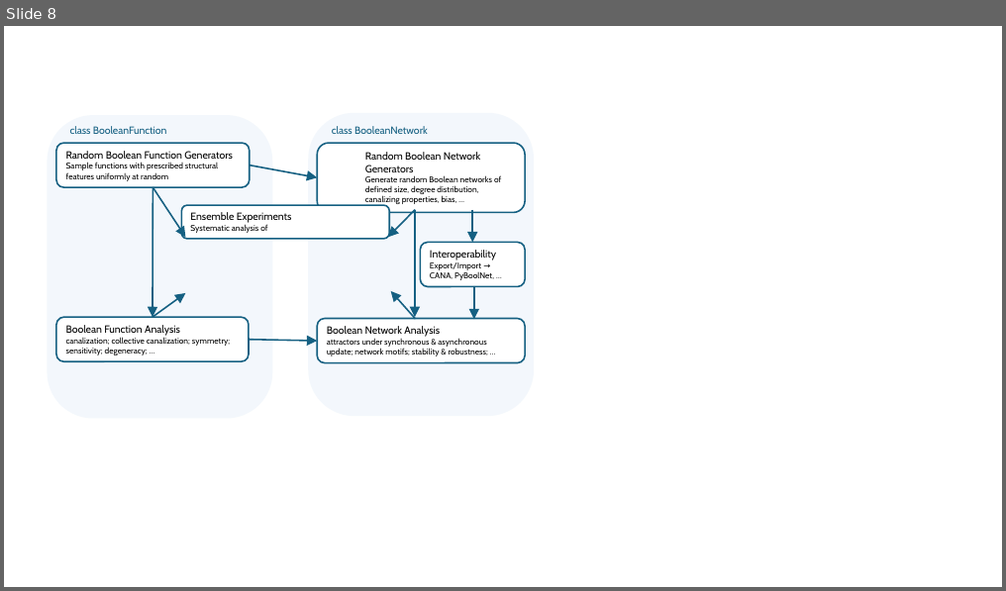
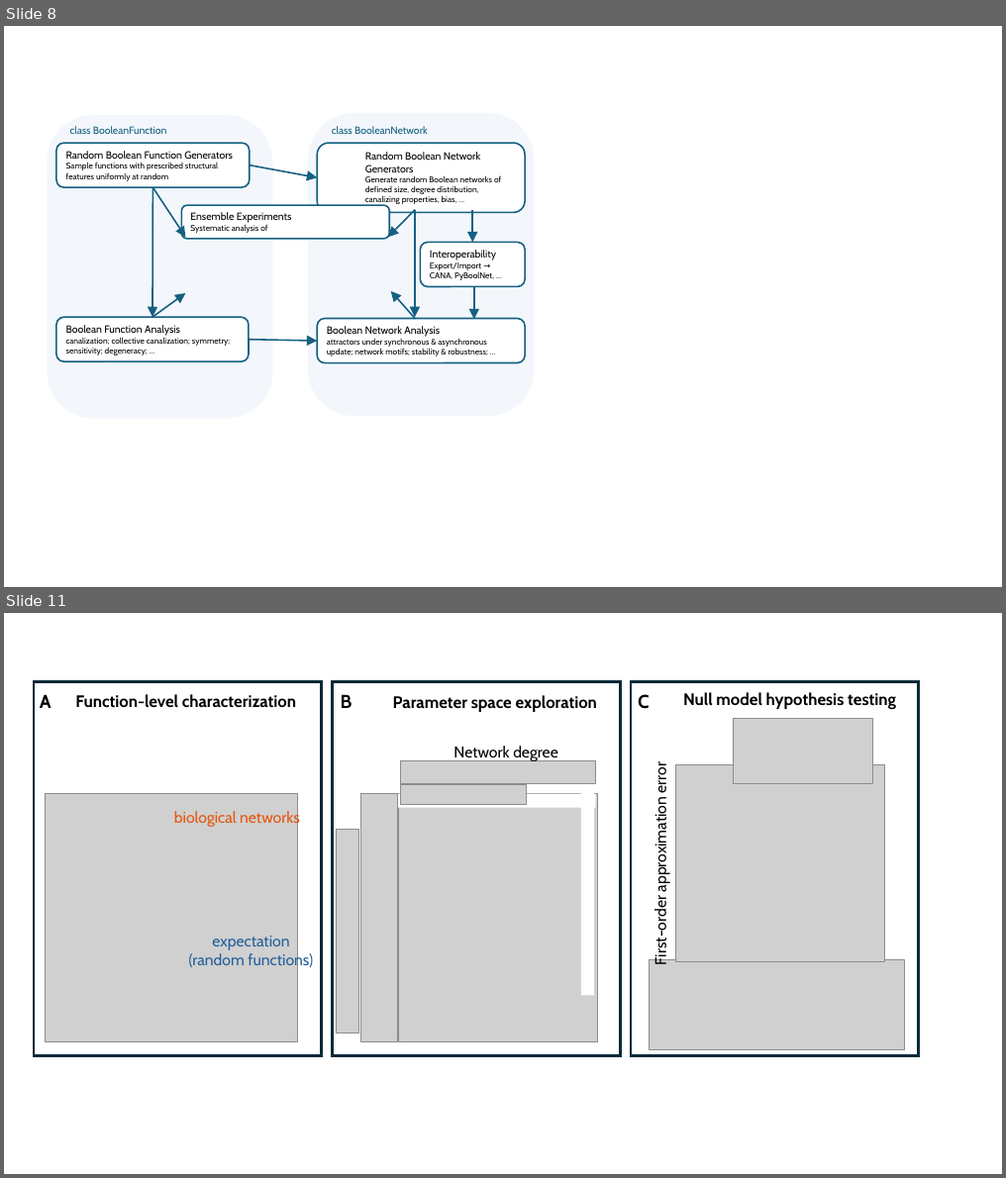
Before and after one commit to ckadelka/BoolForge, a slide deck: paper/figures.pptx. Shown one above the other, each under a label of ours: slide 8 before the commit, slides 8 and 11 after it; the slides between them are not shown. The pictures are 1006x591 and 1006x1178 pixels, drawn with LibreOffice and Linux fonts; fonts in the diff are those of the drawing; grey boxes stand for pictures. Boxes give left, top, right and bottom in pixels: in the first picture for what was removed or moved away, otherwise in the second. Text is boxed around its words. In the diff, an @@ line names an element or a change of style, - is before the commit and + after.

```diff
--- a/paper/figures.pptx
+++ b/paper/figures.pptx
@@ slide 11 added at box(4, 613, 1002, 1174), background #FFFFFF @@
@@ frame added at box(33, 681, 322, 1057), fill #156082, outline #092A39 1.5 pt @@
@@ text added at box(40, 694, 52, 708), 18 pt, text #000000, bold @@
+A
@@ text added at box(75, 694, 296, 708), 16 pt, text #000000, bold @@
+Function-level characterization
@@ frame added at box(332, 681, 621, 1057), fill #156082, outline #092A39 1.5 pt @@
@@ text added at box(341, 694, 352, 708), 18 pt, text #000000, bold @@
+B
@@ text added at box(393, 695, 597, 712), 16 pt, text #000000, bold @@
+Parameter space exploration
@@ frame added at box(630, 681, 919, 1057), fill #156082, outline #092A39 1.5 pt @@
@@ text added at box(638, 694, 649, 709), 18 pt, text #000000, bold @@
+C
@@ text added at box(683, 692, 896, 709), 16 pt, text #000000, bold @@
+Null model hypothesis testing
@@ picture added at box(734, 718, 872, 783) @@
@@ group added at box(336, 746, 598, 1043): 5 pictures, 2 rectangles, 1 text @@
+Network degree
@@ text added at box(651, 767, 670, 963), 15 pt, text #000000 @@
+First-order approximation error
@@ picture added at box(675, 765, 885, 961) @@
@@ picture added at box(45, 793, 298, 1042) @@
@@ text added at box(174, 810, 300, 828), 15 pt, text #E6550E @@
+biological networks
@@ text added at box(189, 936, 313, 969), 15 pt, text #215F9A @@
+expectation
+(random functions)
@@ picture added at box(649, 959, 905, 1050) @@
```
Also in this commit, not shown: 1 slide changed, 4 other slides added, 29 other files.
